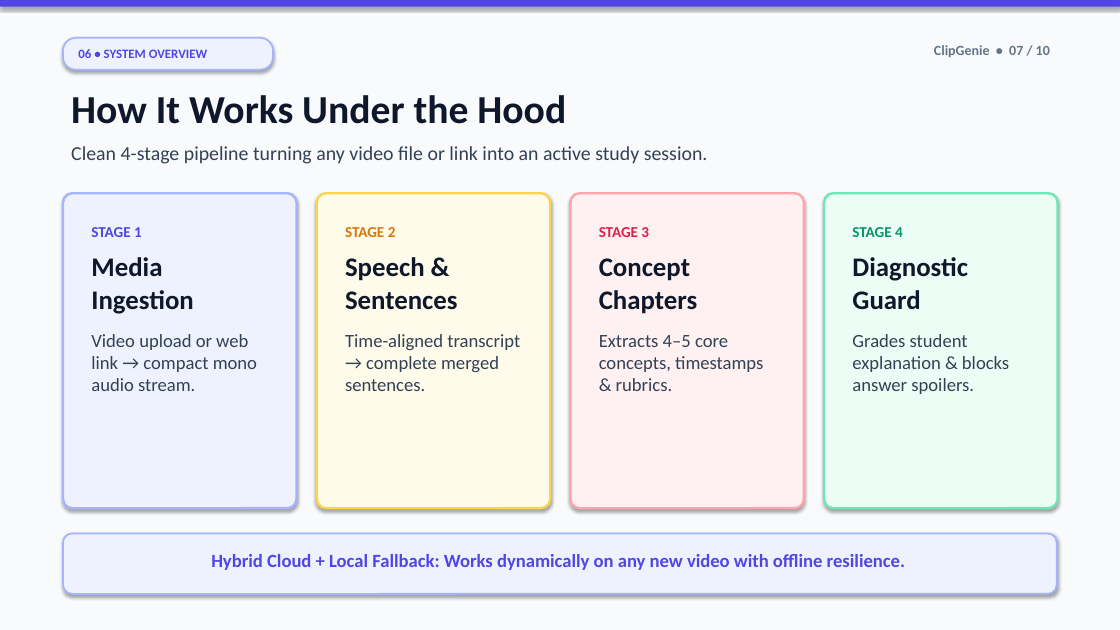
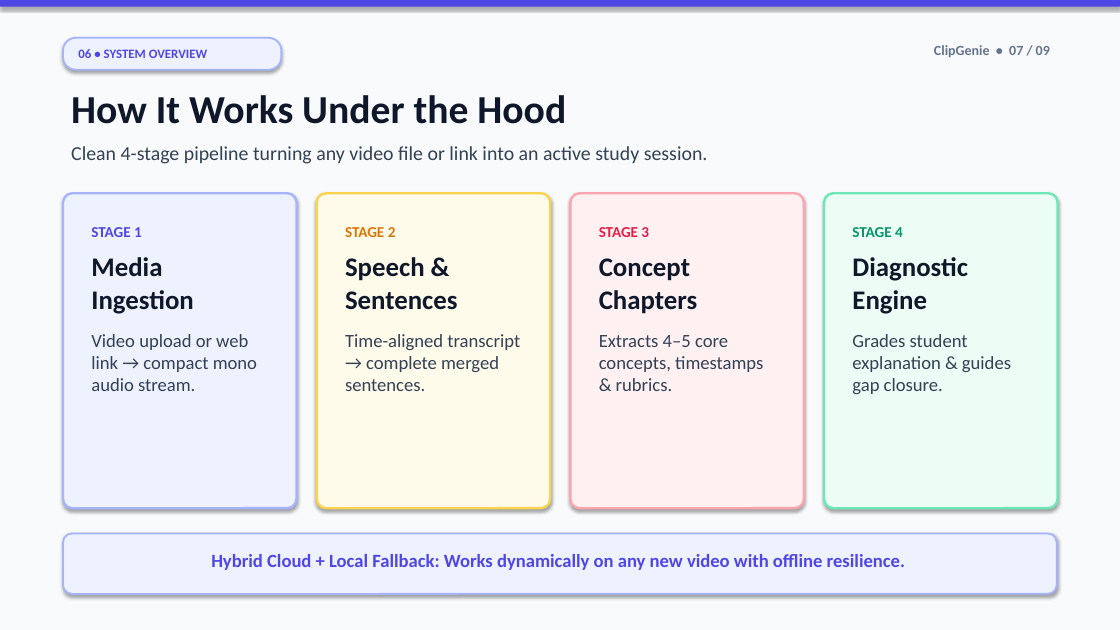
Before and after one commit to ansnaeemcodes/clipgenie, a slide deck: slide 7 of ClipGenie_Presentation.pptx. Drawn at 1120x630 pixels with LibreOffice and Linux fonts; fonts in the diff are those of the drawing. Boxes give left, top, right and bottom in pixels: in the first picture for what was removed or moved away, otherwise in the second. Text is boxed around its words. In the diff, an @@ line names an element or a change of style, - is before the commit and + after.

Commit message:
Update presentation deck to 9-slide light stage version without guardrails slide

```diff
--- a/ClipGenie_Presentation.pptx
+++ b/ClipGenie_Presentation.pptx
@@ rounded rectangle "06 • SYSTEM OVERVIEW": place and size @@
-rounded rectangle "06 • SYSTEM OVERVIEW" at (63, 38, 273, 70)
+rounded rectangle "06 • SYSTEM OVERVIEW" at (63, 38, 281, 70)
@@ text at (934, 45, 1050, 57): text changed @@
-ClipGenie • 07 / 10
+ClipGenie • 07 / 09
@@ text at (852, 257, 1011, 394): text changed @@
-Diagnostic Guard
-Grades student explanation & blocks answer spoilers.
+Diagnostic Engine
+Grades student explanation & guides gap closure.
```
Also in this commit, not shown: 8 other slides changed, 1 slide removed, 7 other files.
